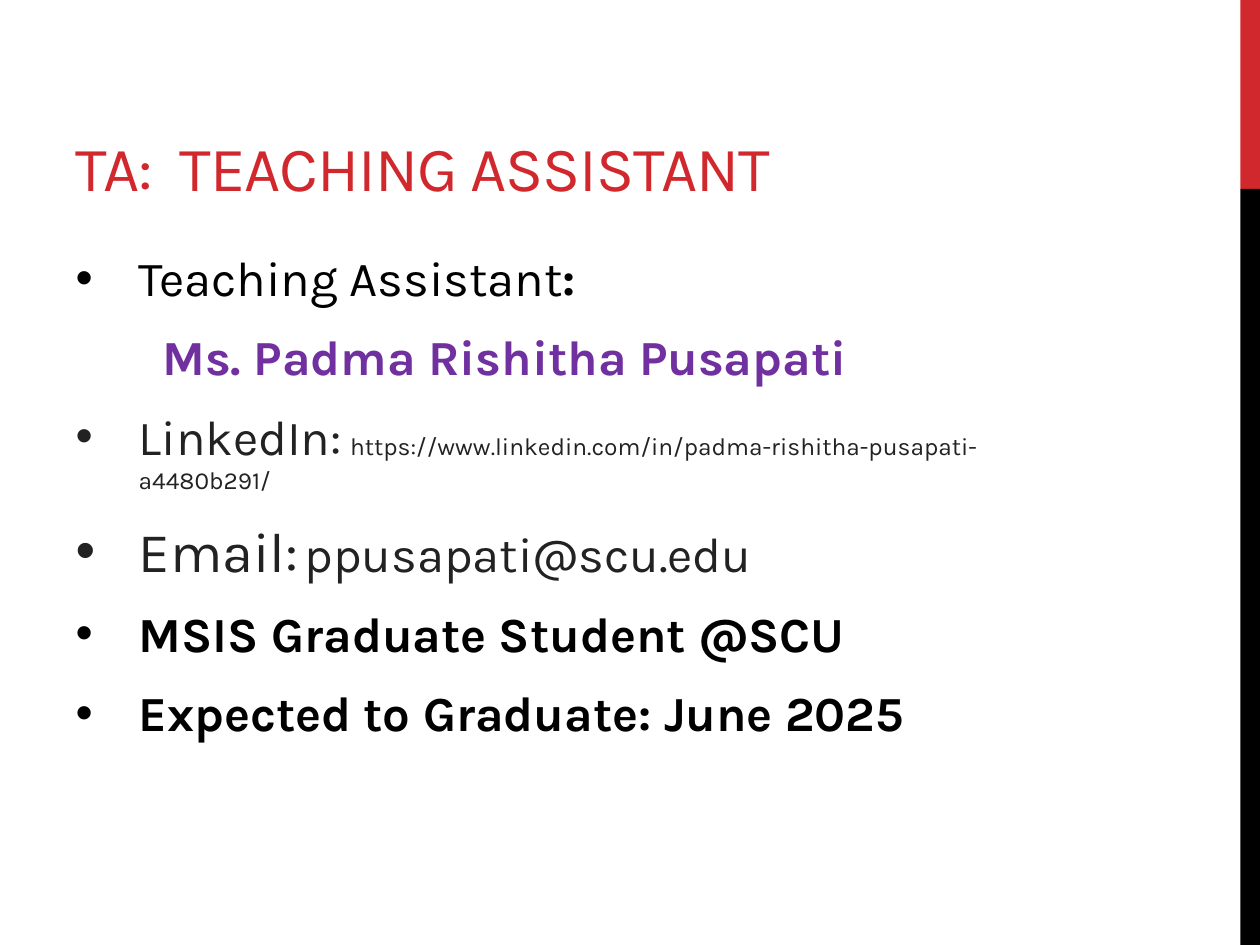
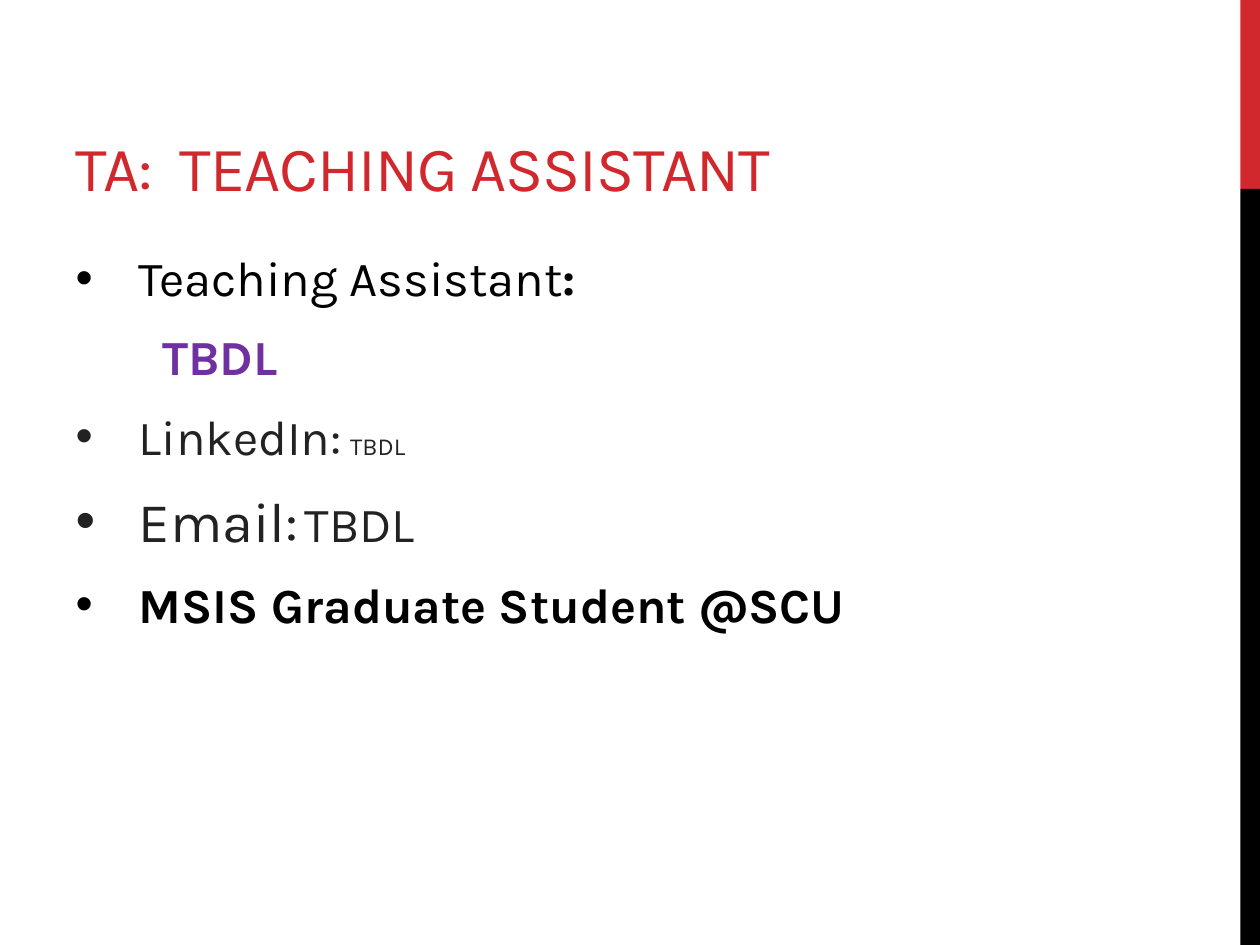
Before and after one commit to mahmoudparsian/data-warehousing, a slide deck: slide 6 of syllabus/week-01-intro-to-Data-Warehousing/2-course-outline-and-intro-to-DW/course_outline_and_DW_concepts/01_introduction_to_DW_course.pptx. Drawn at 1260x945 pixels with LibreOffice and Linux fonts; fonts in the diff are those of the drawing. Boxes give left, top, right and bottom in pixels: in the first picture for what was removed or moved away, otherwise in the second. Text is boxed around its words. In the diff, an @@ line names an element or a change of style, - is before the commit and + after.

Commit message:
updated

```diff
--- a/syllabus/week-01-intro-to-Data-Warehousing/2-course-outline-and-intro-to-DW/course_outline_and_DW_concepts/01_introduction_to_DW_course.pptx
+++ b/syllabus/week-01-intro-to-Data-Warehousing/2-course-outline-and-intro-to-DW/course_outline_and_DW_concepts/01_introduction_to_DW_course.pptx
@@ text at (x1=139, y1=343, x2=415, y2=543): text changed; size 14 to 28 pt @@
-Ms. Padma Rishitha Pusapati
-• LinkedIn: https://www.linkedin.com/in/padma-rishitha-pusapati-a4480b291/
-• Email: ppusapati@scu.edu
+TBDL
+• LinkedIn: TBDL
+• Email: TBDL
@@ text at (x1=139, y1=697, x2=904, y2=743): paragraph removed @@
-• Expected to Graduate: June 2025
```
Also in this commit, not shown: 4 other slides changed, 1 slide removed.
